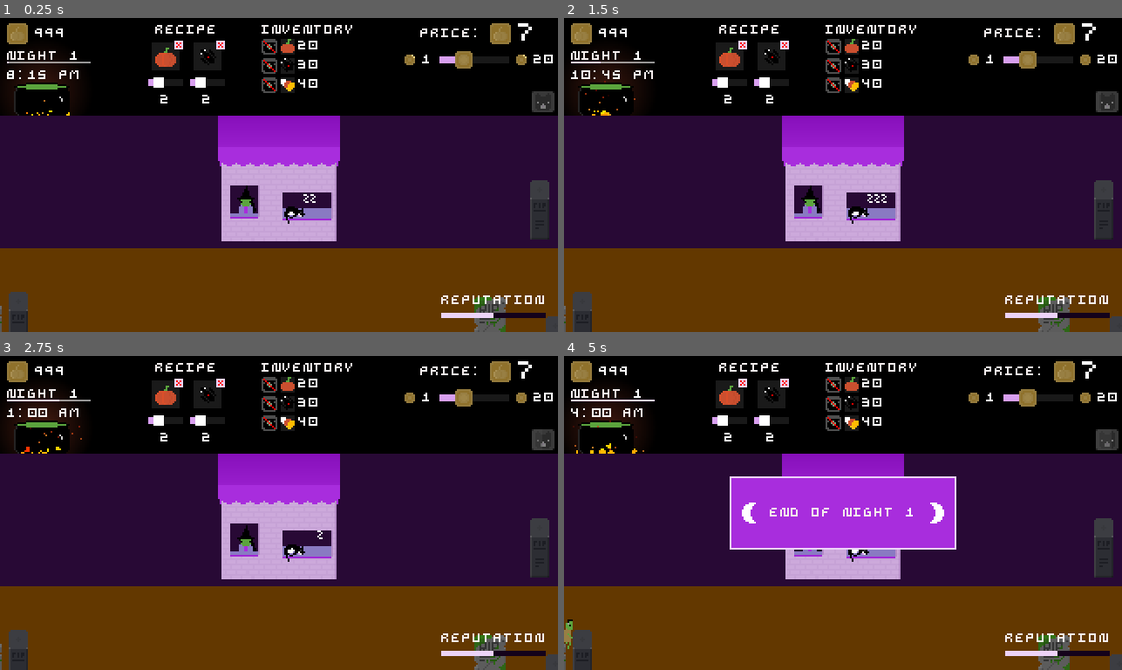
Above: before the commit, frames 1-4 (two rows, left to right).
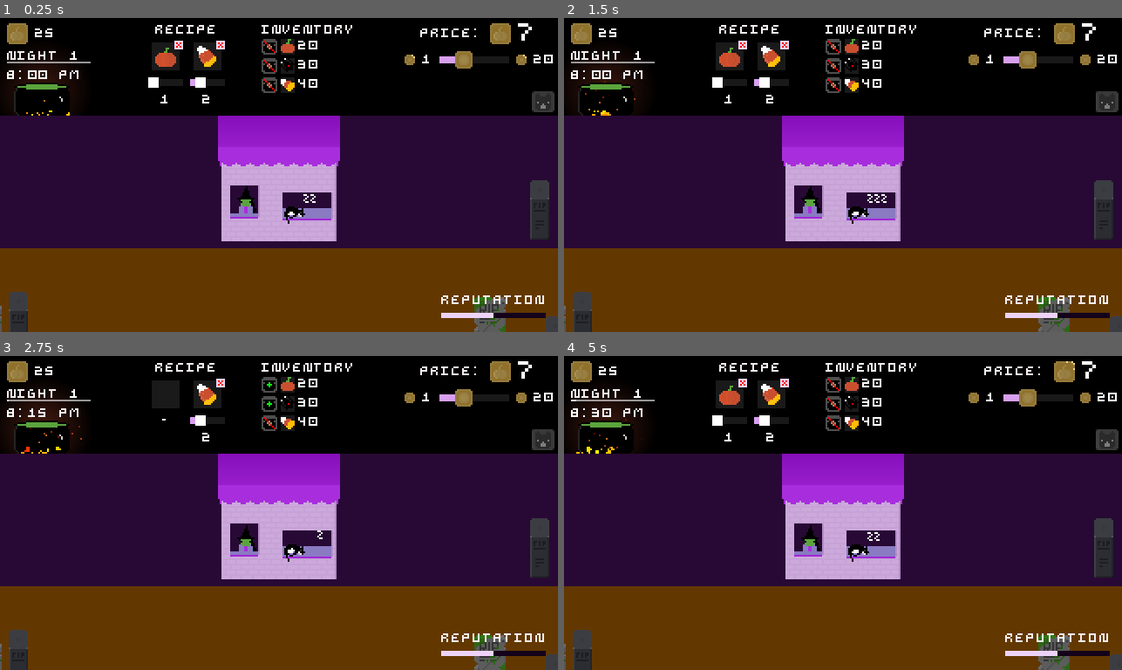
Above: after the commit, the same moments.

Repository: ehj37/Godot-Wild-Jam-92
Game: Godot game, scene res://night.tscn
Same seed, same stepped clock (60 frames per second), same inputs: the game is played once before the commit and once after it. Sound files missing from this copy of the repository are replaced by a short silence.
Inputs (mouse positions are in pixels of both pictures, inside the frame that each line leads up to):
- Up to frame 1 (0.25 s): no input
- Up to frame 2 (1.5 s): click (742, 46) at 0.52 s; click (831, 46) at 1.27 s
- Up to frame 3 (2.75 s): click (178, 384) at 2.02 s
- Up to frame 4 (5 s): click (831, 384) at 2.77 s; click (742, 384) at 3.52 s; click (831, 384) at 4.27 s

The runs differ from the first frame. In frame 1, 0.3% of the frame differs, in the area x 1-39%, y 3-27%; in frame 2, 0.5%; in frame 3, 0.7%; in frame 4, 8.4%, in the area x 0-92%, y 1-94%.

Commit message:
Configure nights, tweak misc. numeric constants

Diff:
--- a/night.tscn
+++ b/night.tscn
@@ -132,6 +132,7 @@
 layout_mode = 0
 offset_right = 320.0
 offset_bottom = 180.0
+mouse_filter = 2
 
 [node name="EndOfNightDialog" parent="EndOfNightDialogContainer" unique_id=468280642 instance=ExtResource("16_54l60")]
 layout_mode = 2
--- a/resources/night_configs/night_1.tres
+++ b/resources/night_configs/night_1.tres
@@ -6,8 +6,9 @@
 
 [sub_resource type="Resource" id="Resource_e50gu"]
 script = ExtResource("2_15pbj")
-starting_hour = 21
-ending_hour = 24
+starting_hour = 20
+ending_hour = 23
+starting_minute = 15
 metadata/_custom_type_script = "uid://c1du00t7sl400"
 
 [sub_resource type="Resource" id="Resource_4jtts"]
@@ -40,7 +41,7 @@
 [sub_resource type="Resource" id="Resource_gm8ho"]
 script = ExtResource("1_4jtts")
 customer_type = 1
-spawn_roll_probability = 0.25
+spawn_roll_probability = 0.1
 spawn_roll_cadence = 1.0
 time_range = SubResource("Resource_ippf4")
 metadata/_custom_type_script = "uid://ganli7oc3dk6"
--- a/resources/night_configs/night_2.tres
+++ b/resources/night_configs/night_2.tres
@@ -2,7 +2,66 @@
 
 [ext_resource type="Script" uid="uid://ganli7oc3dk6" path="res://resources/customer_spawn_period.gd" id="1_4urgl"]
 [ext_resource type="Script" uid="uid://bkugacg1hs53c" path="res://resources/night_config.gd" id="2_3th6y"]
+[ext_resource type="Script" uid="uid://c1du00t7sl400" path="res://scripts/time_range.gd" id="2_vu3ex"]
+
+[sub_resource type="Resource" id="Resource_5a7vi"]
+script = ExtResource("2_vu3ex")
+starting_hour = 20
+ending_hour = 23
+starting_minute = 15
+metadata/_custom_type_script = "uid://c1du00t7sl400"
+
+[sub_resource type="Resource" id="Resource_g1vjv"]
+script = ExtResource("1_4urgl")
+spawn_roll_probability = 0.6
+spawn_roll_cadence = 1.4
+time_range = SubResource("Resource_5a7vi")
+metadata/_custom_type_script = "uid://ganli7oc3dk6"
+
+[sub_resource type="Resource" id="Resource_up1hw"]
+script = ExtResource("2_vu3ex")
+starting_hour = 12
+ending_minute = 30
+metadata/_custom_type_script = "uid://c1du00t7sl400"
+
+[sub_resource type="Resource" id="Resource_f317c"]
+script = ExtResource("1_4urgl")
+spawn_roll_probability = 0.7
+spawn_roll_cadence = 1.25
+time_range = SubResource("Resource_up1hw")
+metadata/_custom_type_script = "uid://ganli7oc3dk6"
+
+[sub_resource type="Resource" id="Resource_s7iqo"]
+script = ExtResource("2_vu3ex")
+ending_hour = 1
+starting_minute = 30
+ending_minute = 30
+metadata/_custom_type_script = "uid://c1du00t7sl400"
+
+[sub_resource type="Resource" id="Resource_vlsb0"]
+script = ExtResource("1_4urgl")
+spawn_roll_probability = 0.25
+spawn_roll_cadence = 1.5
+time_range = SubResource("Resource_s7iqo")
+metadata/_custom_type_script = "uid://ganli7oc3dk6"
+
+[sub_resource type="Resource" id="Resource_3th6y"]
+script = ExtResource("2_vu3ex")
+starting_hour = 23
+ending_hour = 2
+starting_minute = 45
+ending_minute = 45
+metadata/_custom_type_script = "uid://c1du00t7sl400"
+
+[sub_resource type="Resource" id="Resource_vu3ex"]
+script = ExtResource("1_4urgl")
+customer_type = 2
+spawn_roll_probability = 0.2
+spawn_roll_cadence = 1.5
+time_range = SubResource("Resource_3th6y")
+metadata/_custom_type_script = "uid://ganli7oc3dk6"
 
 [resource]
 script = ExtResource("2_3th6y")
+customer_spawn_periods = Array[ExtResource("1_4urgl")]([SubResource("Resource_g1vjv"), SubResource("Resource_f317c"), SubResource("Resource_vlsb0"), SubResource("Resource_vu3ex")])
 metadata/_custom_type_script = "uid://bkugacg1hs53c"
--- a/resources/night_configs/night_3.tres
+++ b/resources/night_configs/night_3.tres
@@ -2,7 +2,67 @@
 
 [ext_resource type="Script" uid="uid://ganli7oc3dk6" path="res://resources/customer_spawn_period.gd" id="1_ppumn"]
 [ext_resource type="Script" uid="uid://bkugacg1hs53c" path="res://resources/night_config.gd" id="2_if6nj"]
+[ext_resource type="Script" uid="uid://c1du00t7sl400" path="res://scripts/time_range.gd" id="2_xcvhs"]
+
+[sub_resource type="Resource" id="Resource_h1hrx"]
+script = ExtResource("2_xcvhs")
+starting_hour = 20
+ending_hour = 3
+metadata/_custom_type_script = "uid://c1du00t7sl400"
+
+[sub_resource type="Resource" id="Resource_48biv"]
+script = ExtResource("1_ppumn")
+spawn_roll_probability = 0.05
+spawn_roll_cadence = 1.0
+time_range = SubResource("Resource_h1hrx")
+metadata/_custom_type_script = "uid://ganli7oc3dk6"
+
+[sub_resource type="Resource" id="Resource_r15oa"]
+script = ExtResource("2_xcvhs")
+starting_hour = 20
+ending_hour = 24
+metadata/_custom_type_script = "uid://c1du00t7sl400"
+
+[sub_resource type="Resource" id="Resource_5w76e"]
+script = ExtResource("1_ppumn")
+customer_type = 1
+spawn_roll_probability = 0.4
+spawn_roll_cadence = 0.5
+time_range = SubResource("Resource_r15oa")
+metadata/_custom_type_script = "uid://ganli7oc3dk6"
+
+[sub_resource type="Resource" id="Resource_63f4u"]
+script = ExtResource("2_xcvhs")
+starting_hour = 23
+ending_hour = 2
+starting_minute = 45
+metadata/_custom_type_script = "uid://c1du00t7sl400"
+
+[sub_resource type="Resource" id="Resource_ogvvd"]
+script = ExtResource("1_ppumn")
+customer_type = 1
+spawn_roll_probability = 0.1
+spawn_roll_cadence = 1.5
+time_range = SubResource("Resource_63f4u")
+metadata/_custom_type_script = "uid://ganli7oc3dk6"
+
+[sub_resource type="Resource" id="Resource_to0sw"]
+script = ExtResource("2_xcvhs")
+starting_hour = 23
+ending_hour = 2
+starting_minute = 30
+ending_minute = 15
+metadata/_custom_type_script = "uid://c1du00t7sl400"
+
+[sub_resource type="Resource" id="Resource_0dowa"]
+script = ExtResource("1_ppumn")
+customer_type = 2
+spawn_roll_probability = 0.7
+spawn_roll_cadence = 1.0
+time_range = SubResource("Resource_to0sw")
+metadata/_custom_type_script = "uid://ganli7oc3dk6"
 
 [resource]
 script = ExtResource("2_if6nj")
+customer_spawn_periods = Array[ExtResource("1_ppumn")]([SubResource("Resource_48biv"), SubResource("Resource_5w76e"), SubResource("Resource_ogvvd"), SubResource("Resource_0dowa")])
 metadata/_custom_type_script = "uid://bkugacg1hs53c"
--- a/resources/night_configs/night_4.tres
+++ b/resources/night_configs/night_4.tres
@@ -1,8 +1,51 @@
 [gd_resource type="Resource" script_class="NightConfig" format=3 uid="uid://1glyuxalvyw5"]
 
 [ext_resource type="Script" uid="uid://ganli7oc3dk6" path="res://resources/customer_spawn_period.gd" id="1_qbagl"]
+[ext_resource type="Script" uid="uid://c1du00t7sl400" path="res://scripts/time_range.gd" id="2_1teiv"]
 [ext_resource type="Script" uid="uid://bkugacg1hs53c" path="res://resources/night_config.gd" id="2_pabyk"]
+
+[sub_resource type="Resource" id="Resource_i7uur"]
+script = ExtResource("2_1teiv")
+starting_hour = 20
+ending_hour = 2
+metadata/_custom_type_script = "uid://c1du00t7sl400"
+
+[sub_resource type="Resource" id="Resource_bg6p6"]
+script = ExtResource("1_qbagl")
+spawn_roll_probability = 0.25
+spawn_roll_cadence = 1.5
+time_range = SubResource("Resource_i7uur")
+metadata/_custom_type_script = "uid://ganli7oc3dk6"
+
+[sub_resource type="Resource" id="Resource_t6k6j"]
+script = ExtResource("2_1teiv")
+starting_hour = 20
+ending_hour = 2
+metadata/_custom_type_script = "uid://c1du00t7sl400"
+
+[sub_resource type="Resource" id="Resource_dp6tw"]
+script = ExtResource("1_qbagl")
+customer_type = 1
+spawn_roll_probability = 0.25
+spawn_roll_cadence = 1.5
+time_range = SubResource("Resource_t6k6j")
+metadata/_custom_type_script = "uid://ganli7oc3dk6"
+
+[sub_resource type="Resource" id="Resource_4n7h1"]
+script = ExtResource("2_1teiv")
+starting_hour = 20
+ending_hour = 2
+metadata/_custom_type_script = "uid://c1du00t7sl400"
+
+[sub_resource type="Resource" id="Resource_l3pye"]
+script = ExtResource("1_qbagl")
+customer_type = 2
+spawn_roll_probability = 0.25
+spawn_roll_cadence = 1.5
+time_range = SubResource("Resource_4n7h1")
+metadata/_custom_type_script = "uid://ganli7oc3dk6"
 
 [resource]
 script = ExtResource("2_pabyk")
+customer_spawn_periods = Array[ExtResource("1_qbagl")]([SubResource("Resource_bg6p6"), SubResource("Resource_dp6tw"), SubResource("Resource_l3pye")])
 metadata/_custom_type_script = "uid://bkugacg1hs53c"
--- a/resources/night_configs/night_5.tres
+++ b/resources/night_configs/night_5.tres
@@ -1,8 +1,64 @@
 [gd_resource type="Resource" script_class="NightConfig" format=3 uid="uid://dycva6h222m83"]
 
 [ext_resource type="Script" uid="uid://ganli7oc3dk6" path="res://resources/customer_spawn_period.gd" id="1_hs3ck"]
+[ext_resource type="Script" uid="uid://c1du00t7sl400" path="res://scripts/time_range.gd" id="2_5u8m0"]
 [ext_resource type="Script" uid="uid://bkugacg1hs53c" path="res://resources/night_config.gd" id="2_k6or6"]
+
+[sub_resource type="Resource" id="Resource_y008f"]
+script = ExtResource("2_5u8m0")
+starting_hour = 20
+ending_hour = 11
+starting_minute = 30
+metadata/_custom_type_script = "uid://c1du00t7sl400"
+
+[sub_resource type="Resource" id="Resource_k35w4"]
+script = ExtResource("1_hs3ck")
+spawn_roll_probability = 0.5
+spawn_roll_cadence = 1.5
+time_range = SubResource("Resource_y008f")
+metadata/_custom_type_script = "uid://ganli7oc3dk6"
+
+[sub_resource type="Resource" id="Resource_0b3qq"]
+script = ExtResource("2_5u8m0")
+starting_hour = 24
+ending_hour = 1
+metadata/_custom_type_script = "uid://c1du00t7sl400"
+
+[sub_resource type="Resource" id="Resource_3i05l"]
+script = ExtResource("1_hs3ck")
+time_range = SubResource("Resource_0b3qq")
+metadata/_custom_type_script = "uid://ganli7oc3dk6"
+
+[sub_resource type="Resource" id="Resource_er0wy"]
+script = ExtResource("2_5u8m0")
+starting_hour = 20
+ending_hour = 22
+metadata/_custom_type_script = "uid://c1du00t7sl400"
+
+[sub_resource type="Resource" id="Resource_bjxa5"]
+script = ExtResource("1_hs3ck")
+customer_type = 2
+spawn_roll_probability = 0.25
+spawn_roll_cadence = 1.2
+time_range = SubResource("Resource_er0wy")
+metadata/_custom_type_script = "uid://ganli7oc3dk6"
+
+[sub_resource type="Resource" id="Resource_l2pku"]
+script = ExtResource("2_5u8m0")
+starting_hour = 24
+ending_hour = 1
+ending_minute = 30
+metadata/_custom_type_script = "uid://c1du00t7sl400"
+
+[sub_resource type="Resource" id="Resource_rg06x"]
+script = ExtResource("1_hs3ck")
+customer_type = 2
+spawn_roll_probability = 0.01
+spawn_roll_cadence = 0.1
+time_range = SubResource("Resource_l2pku")
+metadata/_custom_type_script = "uid://ganli7oc3dk6"
 
 [resource]
 script = ExtResource("2_k6or6")
+customer_spawn_periods = Array[ExtResource("1_hs3ck")]([SubResource("Resource_k35w4"), SubResource("Resource_3i05l"), SubResource("Resource_bjxa5"), SubResource("Resource_rg06x")])
 metadata/_custom_type_script = "uid://bkugacg1hs53c"
--- a/resources/night_configs/night_6.tres
+++ b/resources/night_configs/night_6.tres
@@ -2,7 +2,80 @@
 
 [ext_resource type="Script" uid="uid://ganli7oc3dk6" path="res://resources/customer_spawn_period.gd" id="1_aansa"]
 [ext_resource type="Script" uid="uid://bkugacg1hs53c" path="res://resources/night_config.gd" id="2_npe5v"]
+[ext_resource type="Script" uid="uid://c1du00t7sl400" path="res://scripts/time_range.gd" id="2_y26pn"]
+
+[sub_resource type="Resource" id="Resource_vuawg"]
+script = ExtResource("2_y26pn")
+starting_hour = 20
+ending_hour = 11
+metadata/_custom_type_script = "uid://c1du00t7sl400"
+
+[sub_resource type="Resource" id="Resource_j7q4f"]
+script = ExtResource("1_aansa")
+spawn_roll_probability = 0.2
+spawn_roll_cadence = 1.5
+time_range = SubResource("Resource_vuawg")
+metadata/_custom_type_script = "uid://ganli7oc3dk6"
+
+[sub_resource type="Resource" id="Resource_1yh5h"]
+script = ExtResource("2_y26pn")
+starting_hour = 24
+ending_hour = 1
+metadata/_custom_type_script = "uid://c1du00t7sl400"
+
+[sub_resource type="Resource" id="Resource_5fa8q"]
+script = ExtResource("1_aansa")
+spawn_roll_probability = 0.5
+spawn_roll_cadence = 2.0
+time_range = SubResource("Resource_1yh5h")
+metadata/_custom_type_script = "uid://ganli7oc3dk6"
+
+[sub_resource type="Resource" id="Resource_e5t36"]
+script = ExtResource("2_y26pn")
+starting_hour = 21
+ending_hour = 11
+ending_minute = 30
+metadata/_custom_type_script = "uid://c1du00t7sl400"
+
+[sub_resource type="Resource" id="Resource_30x4a"]
+script = ExtResource("1_aansa")
+customer_type = 1
+spawn_roll_probability = 0.2
+spawn_roll_cadence = 1.5
+time_range = SubResource("Resource_e5t36")
+metadata/_custom_type_script = "uid://ganli7oc3dk6"
+
+[sub_resource type="Resource" id="Resource_anhea"]
+script = ExtResource("2_y26pn")
+starting_hour = 23
+ending_hour = 1
+starting_minute = 45
+ending_minute = 15
+metadata/_custom_type_script = "uid://c1du00t7sl400"
+
+[sub_resource type="Resource" id="Resource_xak8q"]
+script = ExtResource("1_aansa")
+customer_type = 1
+spawn_roll_probability = 0.5
+spawn_roll_cadence = 2.0
+time_range = SubResource("Resource_anhea")
+metadata/_custom_type_script = "uid://ganli7oc3dk6"
+
+[sub_resource type="Resource" id="Resource_npe5v"]
+script = ExtResource("2_y26pn")
+starting_hour = 20
+ending_hour = 1
+metadata/_custom_type_script = "uid://c1du00t7sl400"
+
+[sub_resource type="Resource" id="Resource_y26pn"]
+script = ExtResource("1_aansa")
+customer_type = 2
+spawn_roll_probability = 0.2
+spawn_roll_cadence = 1.5
+time_range = SubResource("Resource_npe5v")
+metadata/_custom_type_script = "uid://ganli7oc3dk6"
 
 [resource]
 script = ExtResource("2_npe5v")
+customer_spawn_periods = Array[ExtResource("1_aansa")]([SubResource("Resource_j7q4f"), SubResource("Resource_5fa8q"), SubResource("Resource_30x4a"), SubResource("Resource_xak8q"), SubResource("Resource_y26pn")])
 metadata/_custom_type_script = "uid://bkugacg1hs53c"
--- a/resources/night_configs/night_7.tres
+++ b/resources/night_configs/night_7.tres
@@ -1,8 +1,91 @@
 [gd_resource type="Resource" script_class="NightConfig" format=3 uid="uid://65f5vmciyyy"]
 
 [ext_resource type="Script" uid="uid://ganli7oc3dk6" path="res://resources/customer_spawn_period.gd" id="1_b574u"]
+[ext_resource type="Script" uid="uid://c1du00t7sl400" path="res://scripts/time_range.gd" id="2_n60n4"]
 [ext_resource type="Script" uid="uid://bkugacg1hs53c" path="res://resources/night_config.gd" id="2_xdj12"]
+
+[sub_resource type="Resource" id="Resource_odcgd"]
+script = ExtResource("2_n60n4")
+starting_hour = 20
+ending_hour = 24
+metadata/_custom_type_script = "uid://c1du00t7sl400"
+
+[sub_resource type="Resource" id="Resource_h1m62"]
+script = ExtResource("1_b574u")
+spawn_roll_probability = 0.5
+spawn_roll_cadence = 1.5
+time_range = SubResource("Resource_odcgd")
+metadata/_custom_type_script = "uid://ganli7oc3dk6"
+
+[sub_resource type="Resource" id="Resource_82bc1"]
+script = ExtResource("2_n60n4")
+starting_hour = 20
+ending_hour = 23
+metadata/_custom_type_script = "uid://c1du00t7sl400"
+
+[sub_resource type="Resource" id="Resource_d853s"]
+script = ExtResource("1_b574u")
+customer_type = 1
+spawn_roll_probability = 0.5
+spawn_roll_cadence = 1.5
+time_range = SubResource("Resource_82bc1")
+metadata/_custom_type_script = "uid://ganli7oc3dk6"
+
+[sub_resource type="Resource" id="Resource_3b4si"]
+script = ExtResource("2_n60n4")
+starting_hour = 21
+metadata/_custom_type_script = "uid://c1du00t7sl400"
+
+[sub_resource type="Resource" id="Resource_moott"]
+script = ExtResource("1_b574u")
+customer_type = 2
+spawn_roll_probability = 0.5
+spawn_roll_cadence = 1.5
+time_range = SubResource("Resource_3b4si")
+metadata/_custom_type_script = "uid://ganli7oc3dk6"
+
+[sub_resource type="Resource" id="Resource_7fnu1"]
+script = ExtResource("2_n60n4")
+starting_hour = 24
+ending_hour = 1
+metadata/_custom_type_script = "uid://c1du00t7sl400"
+
+[sub_resource type="Resource" id="Resource_0pqjf"]
+script = ExtResource("1_b574u")
+spawn_roll_probability = 0.6
+spawn_roll_cadence = 1.0
+time_range = SubResource("Resource_7fnu1")
+metadata/_custom_type_script = "uid://ganli7oc3dk6"
+
+[sub_resource type="Resource" id="Resource_mnksk"]
+script = ExtResource("2_n60n4")
+starting_hour = 24
+metadata/_custom_type_script = "uid://c1du00t7sl400"
+
+[sub_resource type="Resource" id="Resource_72d7f"]
+script = ExtResource("1_b574u")
+customer_type = 1
+spawn_roll_probability = 0.6
+spawn_roll_cadence = 1.0
+time_range = SubResource("Resource_mnksk")
+metadata/_custom_type_script = "uid://ganli7oc3dk6"
+
+[sub_resource type="Resource" id="Resource_8jqdc"]
+script = ExtResource("2_n60n4")
+starting_hour = 23
+ending_hour = 24
+ending_minute = 45
+metadata/_custom_type_script = "uid://c1du00t7sl400"
+
+[sub_resource type="Resource" id="Resource_j1cqy"]
+script = ExtResource("1_b574u")
+customer_type = 2
+spawn_roll_probability = 0.6
+spawn_roll_cadence = 1.0
+time_range = SubResource("Resource_8jqdc")
+metadata/_custom_type_script = "uid://ganli7oc3dk6"
 
 [resource]
 script = ExtResource("2_xdj12")
+customer_spawn_periods = Array[ExtResource("1_b574u")]([SubResource("Resource_h1m62"), SubResource("Resource_d853s"), SubResource("Resource_moott"), SubResource("Resource_0pqjf"), SubResource("Resource_72d7f"), SubResource("Resource_j1cqy")])
 metadata/_custom_type_script = "uid://bkugacg1hs53c"
--- a/scenes/customer/state/consider.gd
+++ b/scenes/customer/state/consider.gd
@@ -2,7 +2,7 @@
 
 const MIN_ORDER_PROBABILITY: float = 0.1
 const MAX_ORDER_PROBABILITY: float = 0.9
-const REPUTATION_PROBABILITY_FACTOR: float = 1.5
+const REPUTATION_PROBABILITY_FACTOR: float = 1.75
 const PROBABLITY_HIT_PER_PRICE_UNIT: float = 0.05
 
 
--- a/scenes/end_of_night_dialog/end_of_night_dialog.tscn
+++ b/scenes/end_of_night_dialog/end_of_night_dialog.tscn
@@ -22,6 +22,7 @@
 custom_minimum_size = Vector2(128, 40)
 offset_right = 128.0
 offset_bottom = 40.0
+mouse_filter = 2
 theme = ExtResource("1_x5ygw")
 theme_override_styles/panel = SubResource("StyleBoxFlat_x5ygw")
 script = ExtResource("2_h0j0s")
--- a/scenes/night_transition_screen/night_transition_screen.tscn
+++ b/scenes/night_transition_screen/night_transition_screen.tscn
@@ -341,6 +341,7 @@
 
 [node name="MaxCupsQuantityLabel" type="Label" parent="NextNightSetupContainer/VBoxContainer/ResultsContainer/MaxCupsContainer" unique_id=530008561]
 layout_mode = 2
+theme_override_colors/font_color = Color(0.65882355, 0.1764706, 0.8666667, 1)
 text = "999"
 
 [node name="CupsSuffixLabel" type="Label" parent="NextNightSetupContainer/VBoxContainer/ResultsContainer/MaxCupsContainer" unique_id=664703308]
--- a/scripts/cat_manager.gd
+++ b/scripts/cat_manager.gd
@@ -8,9 +8,8 @@
 
 enum Fetchable { PUMPKIN, SPIDER, CORN, COIN }
 
-# TODO: Adjust to more reasonable times before release
-const RECHARGE_TIME: float = 6.0  #60.0
-const FETCH_TIME: float = 5  #15.0
+const RECHARGE_TIME: float = 28.0
+const FETCH_TIME: float = 8.0
 const FETCHABLE_TO_INGREDIENT: Dictionary = {
 	Fetchable.PUMPKIN: RecipeManager.Ingredient.PUMPKIN,
 	Fetchable.SPIDER: RecipeManager.Ingredient.SPIDER,
--- a/scripts/inventory_manager.gd
+++ b/scripts/inventory_manager.gd
@@ -5,8 +5,7 @@
 signal coins_changed(new_amount: int, delta: int)
 signal ingredient_changed(ingredient: RecipeManager.Ingredient, new_amount: int, delta: int)
 
-const INITIAL_COINS: int = 999
-const INITIAL_CUPS: int = 20
+const INITIAL_COINS: int = 25
 const INITIAL_PUMPKINS: int = 20
 const INITIAL_SPIDERS: int = 30
 const INITIAL_CORN: int = 40
--- a/scripts/night.gd
+++ b/scripts/night.gd
@@ -16,7 +16,7 @@
 	NightManager.current_night = self
 	if night_config == null:
 		push_warning("night_config not defined, defaulting to night 1 config")
-		night_config = NightManager.get_night_config(1)
+		night_config = NightManager.get_night_config(TimeManager.get_night_number())
 
 	for customer_spawn_period: CustomerSpawnPeriod in night_config.customer_spawn_periods:
 		var customer_spawner: CustomerSpawner = _customer_spawner_packed_scene.instantiate()
--- a/scripts/recipe_manager.gd
+++ b/scripts/recipe_manager.gd
@@ -7,10 +7,10 @@
 enum Ingredient { PUMPKIN, SPIDER, CORN }
 
 const MAX_ALLOWED_INGREDIENTS: int = 2
-const DEFAULT_PUMPKIN_AMOUNT: int = 2
-const DEFAULT_SPIDER_AMOUNT: int = 2
+const DEFAULT_PUMPKIN_AMOUNT: int = 1
+const DEFAULT_CORN_AMOUNT: int = 2
 const DEFAULT_RECIPE: Dictionary = {
-	Ingredient.PUMPKIN: DEFAULT_PUMPKIN_AMOUNT, Ingredient.SPIDER: DEFAULT_SPIDER_AMOUNT
+	Ingredient.PUMPKIN: DEFAULT_PUMPKIN_AMOUNT, Ingredient.CORN: DEFAULT_CORN_AMOUNT
 }
 
 var _recipe: Dictionary = DEFAULT_RECIPE.duplicate()
--- a/scripts/time_manager.gd
+++ b/scripts/time_manager.gd
@@ -9,7 +9,7 @@
 const STARTING_MINUTE: int = 00
 const ENDING_HOUR: int = 4
 const ENDING_MINUTE: int = 00
-const SECONDS_PER_HOUR: float = 0.5  #15.0
+const SECONDS_PER_HOUR: float = 9.0
 
 var _night_time_range: TimeRange = TimeRange.new().initialize(
 	STARTING_HOUR, STARTING_MINUTE, ENDING_HOUR, ENDING_MINUTE
